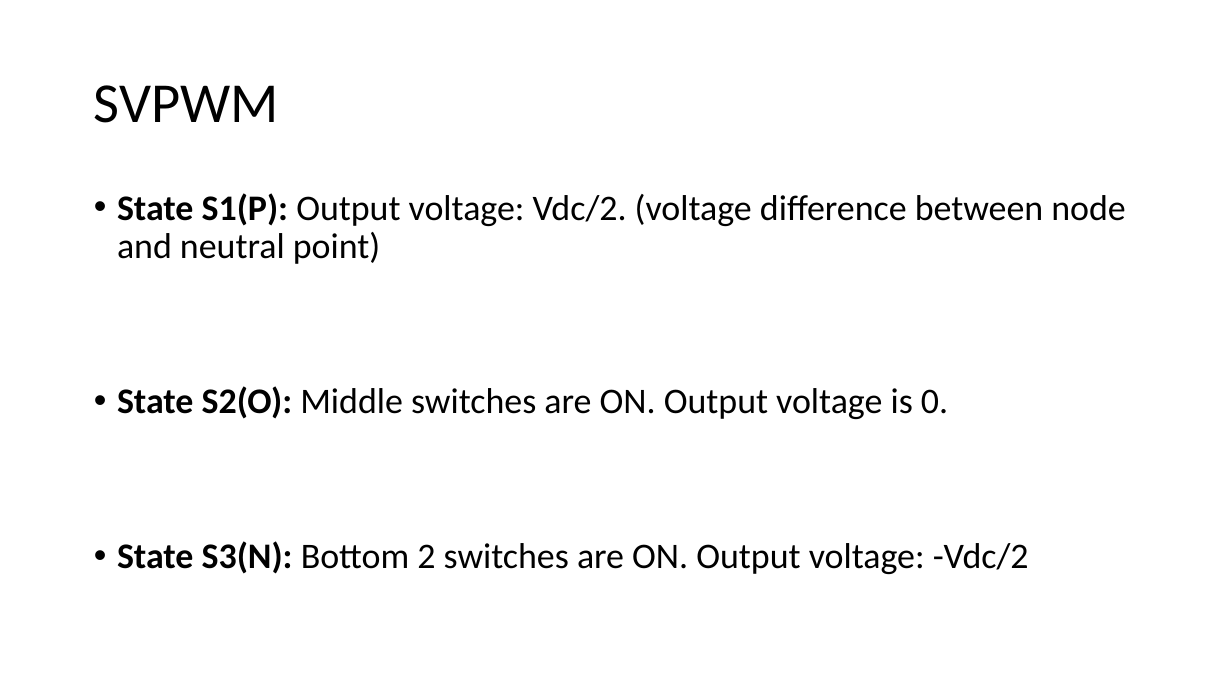
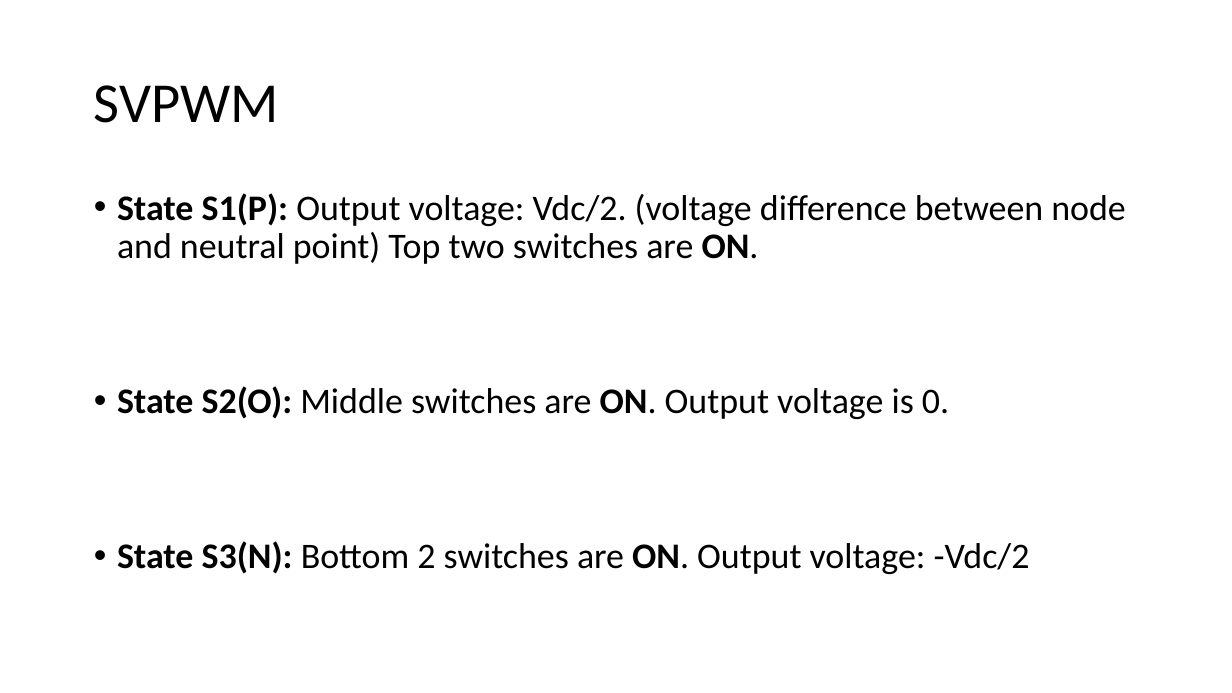
Before and after one commit to ahmetcan-akuz/Thesis, a slide deck: slide 7 of Reports/3-Level NPC Inverter Structure.pptx. Drawn at 1232x693 pixels with LibreOffice and Linux fonts; fonts in the diff are those of the drawing. Boxes give left, top, right and bottom in pixels: in the first picture for what was removed or moved away, otherwise in the second. Text is boxed around its words. In the diff, an @@ line names an element or a change of style, - is before the commit and + after.

Commit message:
SVPWM_tech

```diff
--- a/Reports/3-Level NPC Inverter Structure.pptx
+++ b/Reports/3-Level NPC Inverter Structure.pptx
@@ text at box(117, 193, 1125, 264): text changed @@
-• State S1(P): Output voltage: Vdc/2. (voltage difference between node and neutral point)
+• State S1(P): Output voltage: Vdc/2. (voltage difference between node and neutral point) Top two switches are ON.
@@ text at box(117, 386, 1030, 574): bold on in "ON.", "ON." @@
```
Also in this commit, not shown: 1 other slide changed, 2 other files.
